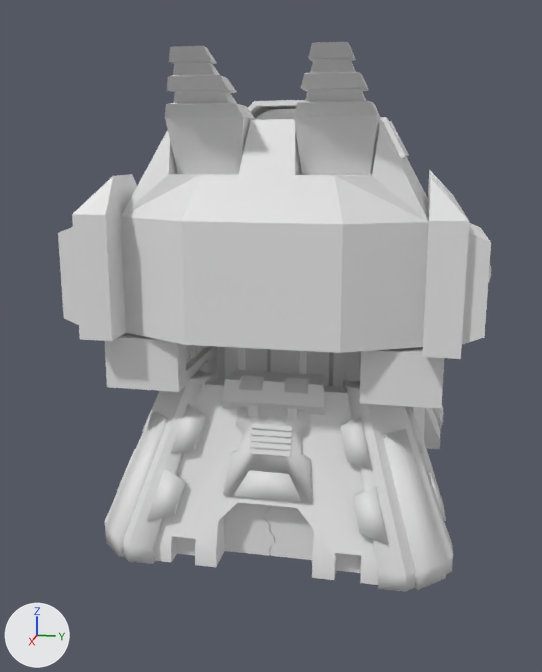
The Blender file ArtFiles/BlenderFiles/MachineGun/machineGun0.blend as it was, and as the next commit left it.
Rendered twice from a camera (50 mm lens) standing at (5.88, 0.85, 2.49) and looking at (0.17, -0.29, 1.06). Every picture has the same lights, and +X, +Y and +Z are marked at lower left.

Before the edit, the objects in view are built like this:
```python
ob_base_001 = bpy.data.objects.new('Base.001', me_plane_002)
ob_base_001.location = (0.0, 0.0, 0.0)
ob_magazine_002 = bpy.data.objects.new('Magazine.002', me_cube_006)
ob_magazine_002.location = (0.0, 0.0, 0.0)
ob_top_001 = bpy.data.objects.new('Top.001', me_cube_004)
ob_top_001.location = (0.0, 0.0, 0.0)
# also in view: 'Plane.005' at (1.47, 0.0, 1.78); 'HeadHolder' at (0.73, 0.0, 1.16); 'Top' at (0.52, 0.0, 1.89); 'Base' at (0.27, 0.0, 0.53); 'Base.007' at (1.73, 0.0, 0.51)
```
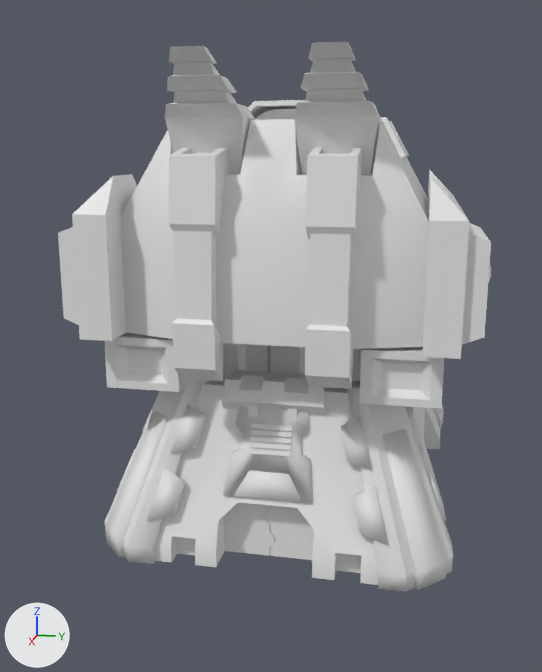
Boxes (x1, y1, x2, y2) around the edits, measured in the pictures (542 x 672 px):
'Top.001', reshaped, modifiers changed: before (121, 119, 429, 353); after (121, 119, 429, 349)
'Cube.029', added: after (169, 148, 362, 389)
part 1 of me_cube_006, built on: (117, 339, 432, 405) in both
part 2 of me_cube_004, built on: before (182, 132, 427, 353); after (216, 132, 429, 349)

What changed in the scene script:
```text
Change me_cube_006:
    used by ob_magazine_002; location = (0.0, 0.0, 0.0)
    remove me_cube_006.from_pydata(...)  # 8 vertices, 6 faces; spans x -0.89..1.76, y -1.0..-0.54, z 1.09..1.4
    add me_cube_006.from_pydata(...)  # 16 vertices, 14 faces; spans x -0.89..1.76, y -1.0..-0.54, z 1.09..1.4
    me_cube_006 part 1
    1 face is deleted
    8 vertices are added at x 1.71..1.76, y -0.93..-0.61, z 1.13..1.36
    9 new faces join them
Change me_cube_004:
    used by ob_top_001; location = (0.0, 0.0, 0.0)
    remove me_cube_004.from_pydata(...)  # 18 vertices, 14 faces; spans x -0.89..1.93, y -0.88..0.0, z 1.42..2.66
    add me_cube_004.from_pydata(...)  # 32 vertices, 25 faces; spans x -0.89..1.85, y -0.88..0.88, z 1.42..2.66
    me_cube_004 part 2
    7 vertices are removed from x -0.89..1.93, y -0.88..0.0, z 1.42..2.66
    11 faces are deleted
    3 vertices move from x -0.89..1.93, y -0.44..0.0, z 1.42..2.12 to x -0.89..1.85, y -0.44..0.0, z 1.42..2.12
    21 vertices are added at x -0.89..1.85, y -0.88..0.88, z 1.42..2.66
    22 new faces join them
Add me_cube_039:
    me_cube_039.from_pydata(...)  # 52 vertices, 43 faces; spans x -2.24..-0.49, y -0.33..0.0, z 1.57..2.05
    me_cube_039.polygons.foreach_set('use_smooth', [True] * 43)
Add me_cube_037:
    me_cube_037.from_pydata(...)  # 36 vertices, 34 faces; spans x 1.576..1.973, y -0.505..-0.246, z 1.184..2.524
Change ob_top_001:
    remove _m = ob_top_001.modifiers.new('Mirror', 'MIRROR')
    remove _m.use_axis = (False, True, False)
    remove _m.use_clip = True
    remove _m = ob_top_001.modifiers.new('BTool_Cube.018', 'BOOLEAN')
    remove _m.object = ob_cube_018
    remove _m.solver = 'FLOAT'
    where _m = ob_top_001.modifiers.new('BTool_Cube.020', 'BOOLEAN')
    remove _m.solver = 'FLOAT'
    remove _m = ob_top_001.modifiers.new('BTool_Cube.022', 'BOOLEAN')
    add _m = ob_top_001.modifiers.new('BTool_Cube.030', 'BOOLEAN')
    add _m.object = ob_cube_030
    add _m.solver = 'FLOAT'
Add ob_cube_030:
    ob_cube_030 = bpy.data.objects.new('Cube.030', me_cube_039)
    ob_cube_030.location = (0.0, 0.0, 0.0)
    ob_cube_030.visible_camera = False
    ob_cube_030.visible_diffuse = False
    ob_cube_030.visible_glossy = False
    ob_cube_030.visible_transmission = False
    _m = ob_cube_030.modifiers.new('Mirror', 'MIRROR')
    _m.use_axis = (False, True, False)
    _m.use_clip = True
    _m = ob_cube_030.modifiers.new('BTool_Cube.014', 'BOOLEAN')
    _m.object = ob_cube_014
    _m.solver = 'FLOAT'
    _m = ob_cube_030.modifiers.new('BTool_Cube.017', 'BOOLEAN')
    _m.object = ob_cube_017
    _m.solver = 'FLOAT'
    ob_cube_030.hide_render = True
Add ob_cube_029:
    ob_cube_029 = bpy.data.objects.new('Cube.029', me_cube_037)
    ob_cube_029.location = (0.0, 0.0, 0.0)
    _m = ob_cube_029.modifiers.new('Mirror', 'MIRROR')
    _m.use_axis = (False, True, False)
```
